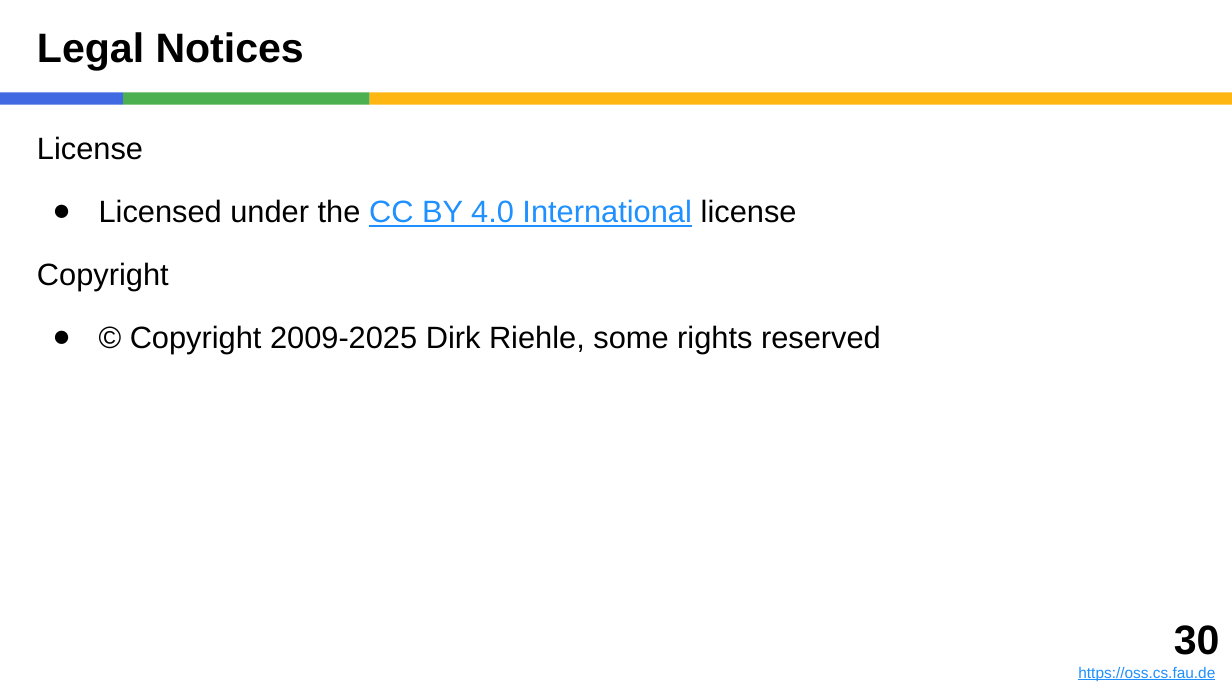
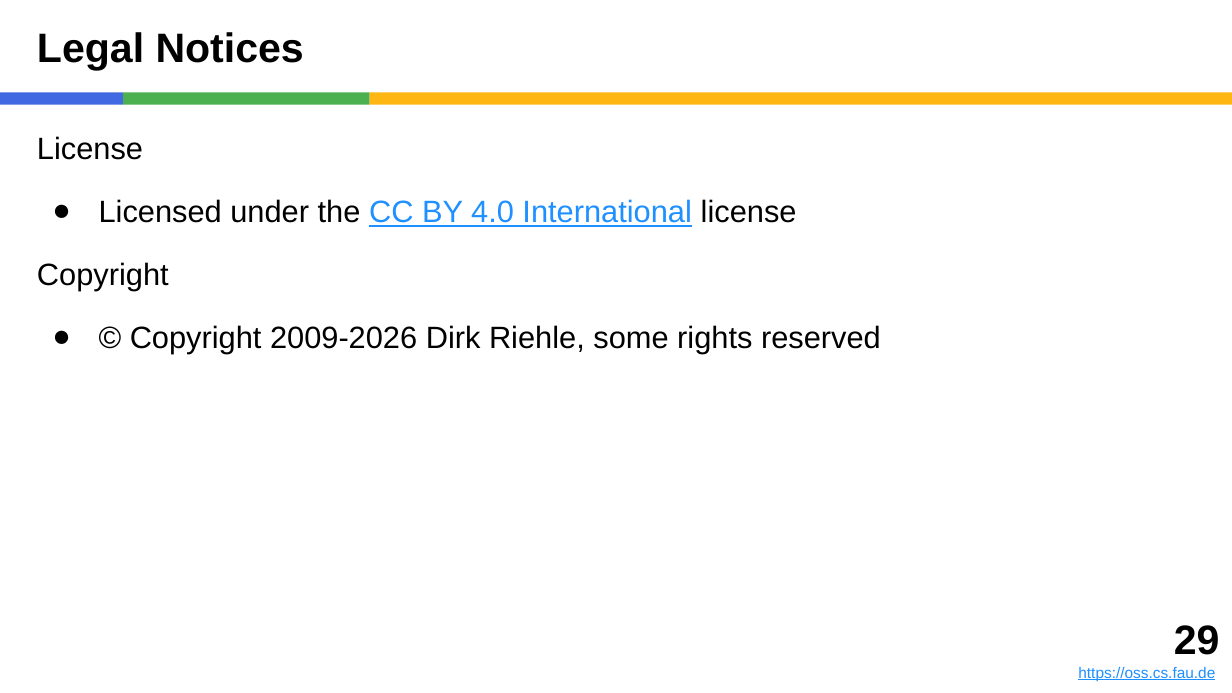
Before and after one commit to dirkriehle/amos-course, a slide deck: slide 29 of Lecture slides/AMOS A01 - Introduction.pptx (slide 30 before the commit). Drawn at 1232x693 pixels with LibreOffice and Linux fonts; fonts in the diff are those of the drawing. Boxes give left, top, right and bottom in pixels: in the first picture for what was removed or moved away, otherwise in the second. Text is boxed around its words. In the diff, an @@ line names an element or a change of style, - is before the commit and + after.

Commit message:
Summer 2026 coming right up!

```diff
--- a/Lecture slides/AMOS A01 - Introduction.pptx
+++ b/Lecture slides/AMOS A01 - Introduction.pptx
@@ text at bbox=[130, 325, 881, 354]: text changed @@
-● © Copyright 2009-2025 Dirk Riehle, some rights reserved
+● © Copyright 2009-2026 Dirk Riehle, some rights reserved
@@ text at bbox=[1174, 625, 1220, 655]: text changed @@
-30
+29
```
Also in this commit, not shown: 9 other slides changed, 1 slide added, 1 slide removed, 15 other files.
